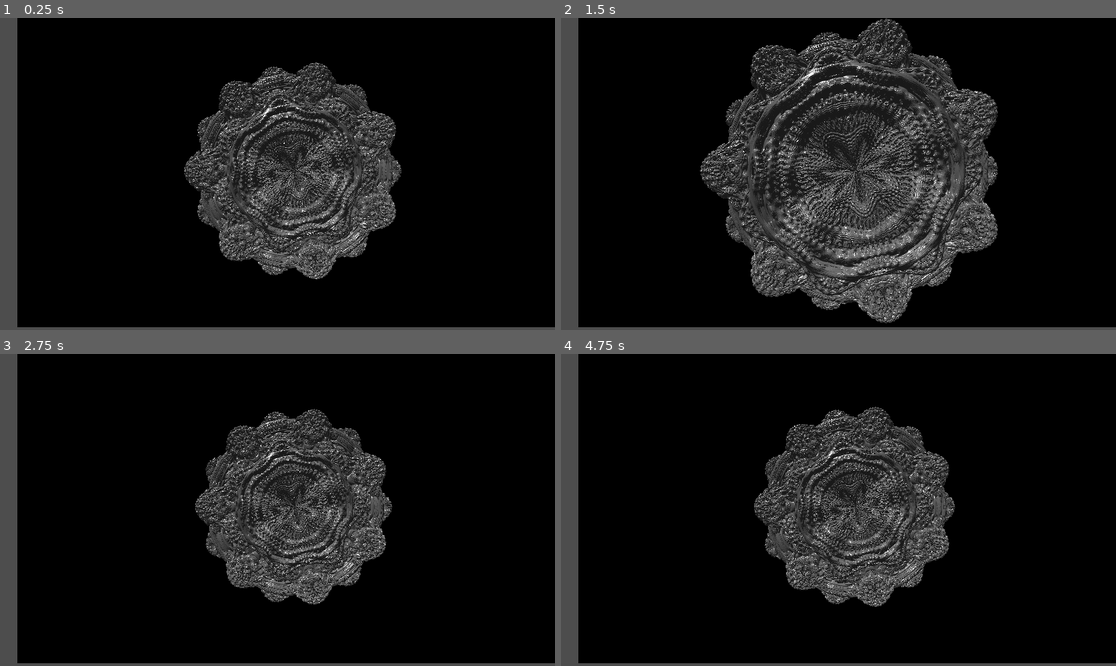
Above: before the commit, frames 1-4 (two rows, left to right).
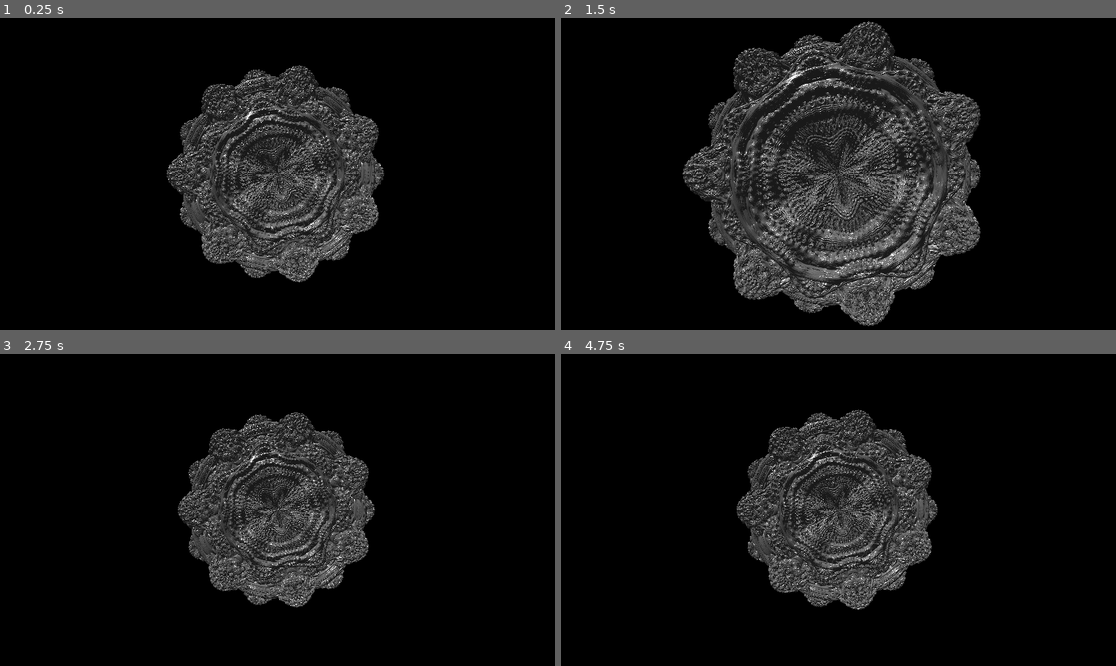
Above: after the commit, the same moments.

Repository: Peter-Pyshnyy/fractal-renderer
Game: Godot game, scene res://modules/renderer/FractalRenderer.tscn
The game is run twice, just before and just after one commit, with the same random seed, the same clock (stepped at 60 frames per second) and the same inputs.
Inputs (mouse positions are in pixels of both pictures, inside the frame that each line leads up to):
- Up to frame 1 (0.25 s): no input
- Up to frame 2 (1.5 s): move the mouse to (960, 158) at 0.52 s; hold D (move_right) 0.53-1.28 s; hold C (switch_camera) 0.53-1.28 s; click (960, 158) at 0.67 s; tap Enter at 1.25 s; move the mouse to (727, 189) at 1.27 s; hold S (move_backward) from 1.28 s (still down); tap C (switch_camera) at 1.35 s
- Up to frame 3 (2.75 s): move the mouse to (333, 441) at 2.02 s; release S (move_backward) at 2.03 s; hold D (move_right) from 2.03 s (still down); hold C (switch_camera) from 2.03 s (still down)
- Up to frame 4 (4.75 s): tap Space at 2.75 s; move the mouse to (810, 572) at 2.77 s; release D (move_right) at 2.78 s; release C (switch_camera) at 2.78 s; hold W (move_forward) 2.78-3.53 s; tap C (switch_camera) at 2.85, 4.35 s; click (810, 572) at 2.92 s; move the mouse to (1005, 556) at 3.52 s; hold C (switch_camera) 3.53-4.28 s; hold A (move_left) from 3.53 s (still down); tap Enter at 4.25 s; move the mouse to (672, 463) at 4.27 s

The runs differ from the first frame. In frame 1, 19% of the frame differs, in the area x 0-100%, y 0-100%; in frame 2, 30%; in frame 3, 17%; in frame 4, 17%.

Commit message:
Move some shader logic to CPU

Diff:
--- a/modules/renderer/FractalRenderer.tscn
+++ b/modules/renderer/FractalRenderer.tscn
@@ -11,9 +11,10 @@
 shader_parameter/globalSpecular = Vector3(1, 1, 1)
 shader_parameter/power = 8.0
 shader_parameter/iterations = 10
-shader_parameter/fov = 45.0
+shader_parameter/fovScale = 0.0
 shader_parameter/cameraPos = Vector3(0.75, -0.82, 3.955)
-shader_parameter/lookAt = Vector3(0, 0, -1)
+shader_parameter/forward = Vector3(0, 0, 0)
+shader_parameter/right = Vector3(0, 0, 0)
 shader_parameter/up = Vector3(0, 1, 0)
 shader_parameter/MAX_STEPS = 250
 shader_parameter/MAX_DIST = 20.0
@@ -40,10 +41,6 @@
 anchors_preset = 15
 anchor_right = 1.0
 anchor_bottom = 1.0
-offset_left = 36.0
-offset_top = -6.0
-offset_right = 36.0
-offset_bottom = -6.0
 grow_horizontal = 2
 grow_vertical = 2
 
--- a/scripts/renderer_controller.gd
+++ b/scripts/renderer_controller.gd
@@ -20,7 +20,9 @@
 	var cam_forward = -virtual_camera.global_transform.basis.z
 	var cam_up = virtual_camera.global_transform.basis.y
 
+	#TODO: pass on change only, as a callback
 	fractal_material.set_shader_parameter("cameraPos", cam_pos)
-	fractal_material.set_shader_parameter("lookAt", cam_forward)
-	fractal_material.set_shader_parameter("up", cam_up)
-	fractal_material.set_shader_parameter("fov", virtual_camera.fov)
+	fractal_material.set_shader_parameter("forward", cam_forward.normalized())
+	fractal_material.set_shader_parameter("up", cam_up.normalized())
+	fractal_material.set_shader_parameter("right", cam_forward.cross(cam_up).normalized())
+	fractal_material.set_shader_parameter("fovScale", tan(deg_to_rad(virtual_camera.fov) * 0.5))
Not shown, changed: shaders/includes/ray_marcher.gdshaderinc
